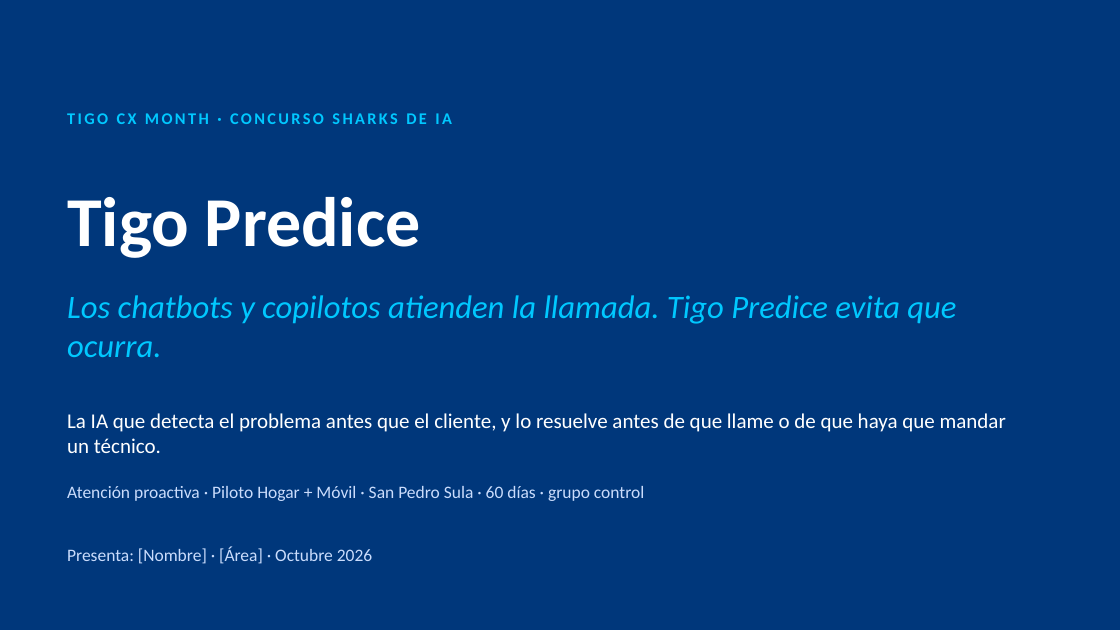
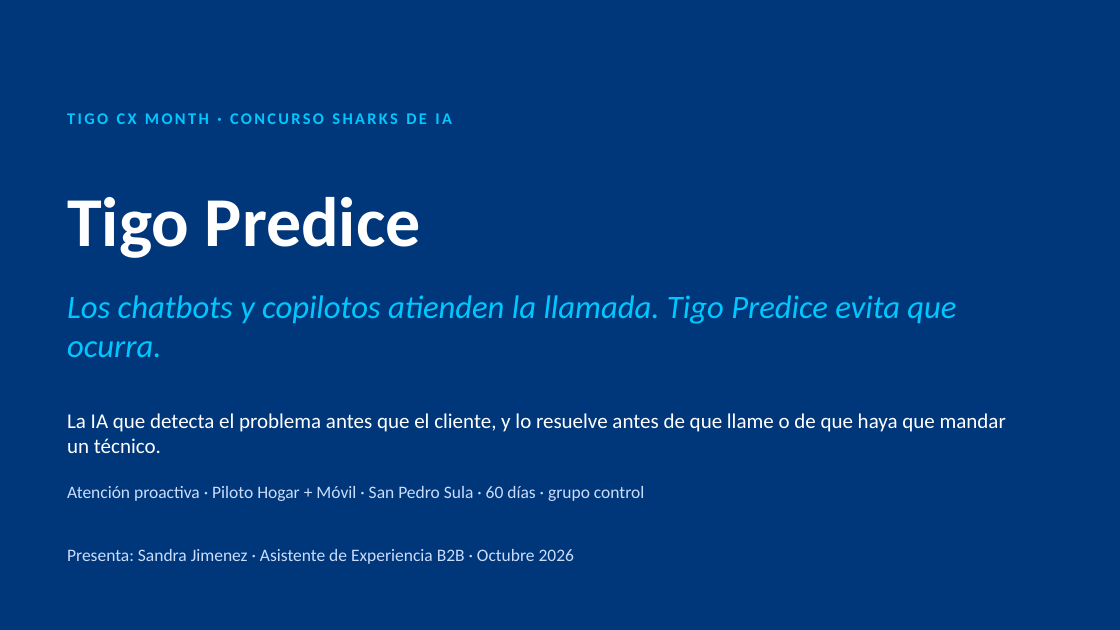
Before and after one commit to userf8a2c4/Tigo_Predice, a slide deck: slide 1 of 4_Preparacion_del_pitch/Presentacion_extendida_respaldo.pptx. Drawn at 1120x630 pixels with LibreOffice and Linux fonts; fonts in the diff are those of the drawing. Boxes give left, top, right and bottom in pixels: in the first picture for what was removed or moved away, otherwise in the second. Text is boxed around its words. In the diff, an @@ line names an element or a change of style, - is before the commit and + after.

```diff
--- a/4_Preparacion_del_pitch/Presentacion_extendida_respaldo.pptx
+++ b/4_Preparacion_del_pitch/Presentacion_extendida_respaldo.pptx
@@ text at box(67, 549, 574, 564): text changed @@
-Presenta: [Nombre] · [Área] · Octubre 2026
+Presenta: Sandra Jimenez · Asistente de Experiencia B2B · Octubre 2026
```
Also in this commit, not shown: 1 other slide changed, 18 other files.
